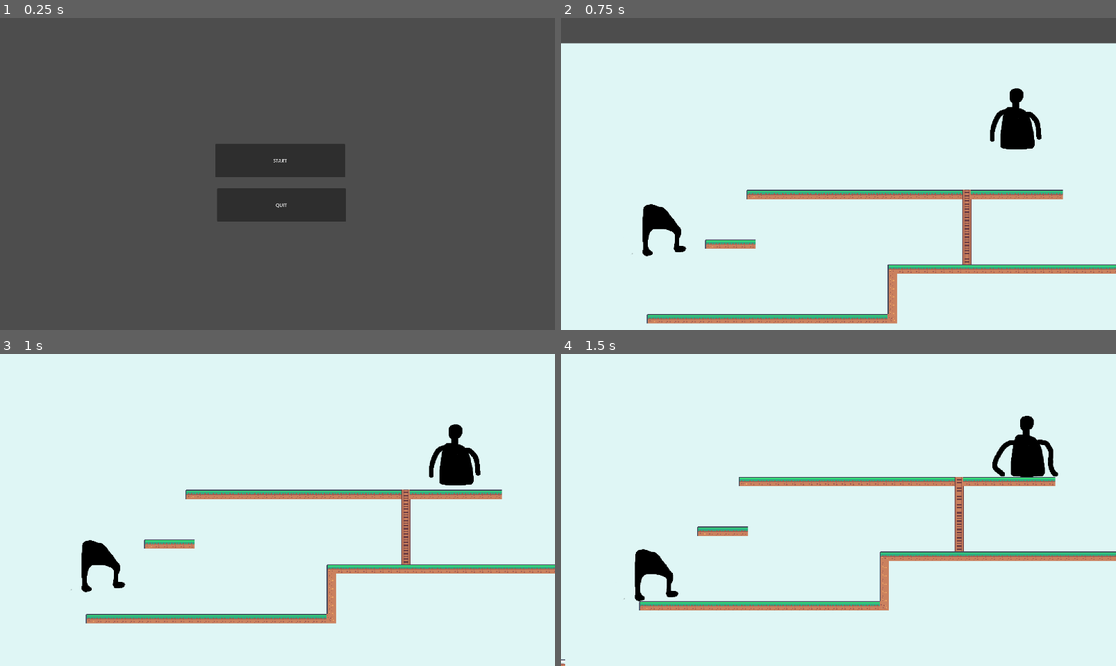
Above: before the commit, frames 1-4 (two rows, left to right).
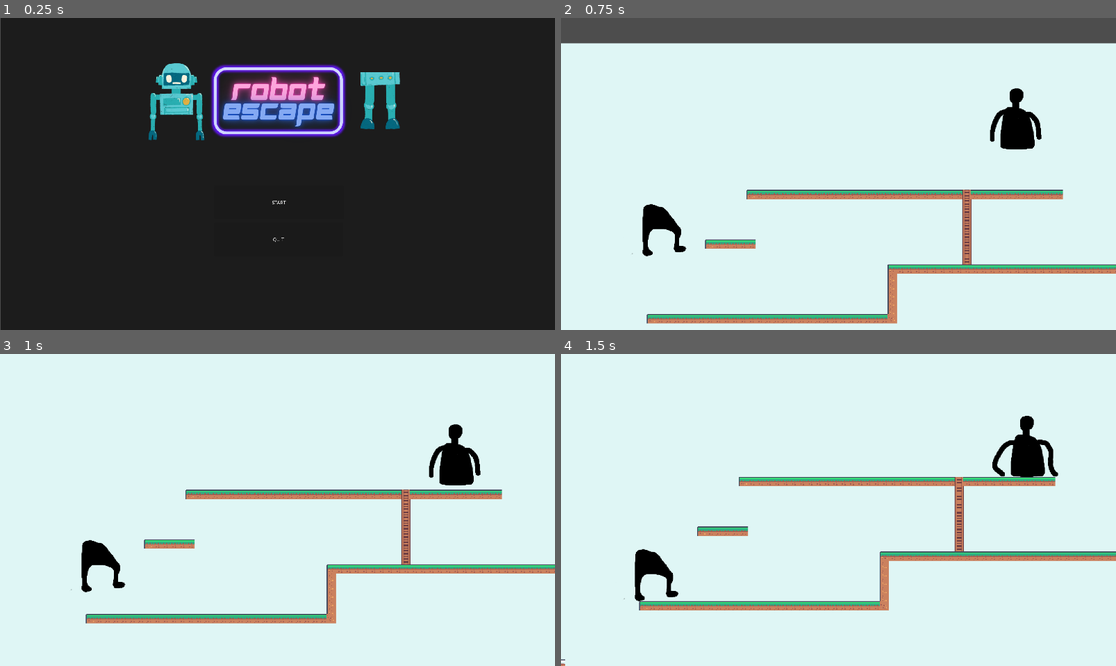
Above: after the commit, the same moments.

Repository: Paulofrog/Jeu-IC06
Game: Godot game, scene res://Game/TitleScreen/titleScreenScene.tscn
Same seed, same stepped clock (60 frames per second), same inputs: the game is played once before the commit and once after it.
Inputs:
- Up to frame 1 (0.25 s): no input
- Up to frame 2 (0.75 s): click "START" at 0.5 s
- Up to frame 3 (1 s): no input
- Up to frame 4 (1.5 s): hold D (armsRight) from 1.28 s (still down); hold Alt (armsAssembly) from 1.28 s (still down)

The runs differ from the first frame. In frame 1, 95% of the frame differs, in the area x 0-100%, y 0-100%; in frame 2, nothing differs; in frame 3, nothing differs; in frame 4, nothing differs.

Commit message:
ajout logo de jeu moche

Diff:
--- a/Game/TitleScreen/titleScreenScene.tscn
+++ b/Game/TitleScreen/titleScreenScene.tscn
@@ -1,30 +1,39 @@
-[gd_scene load_steps=2 format=3 uid="uid://ke6k8ufdjwdj"]
+[gd_scene load_steps=3 format=3 uid="uid://ke6k8ufdjwdj"]
 
 [ext_resource type="Script" path="res://Game/TitleScreen/title_screen_scene.gd" id="1_fgq64"]
+[ext_resource type="Texture2D" uid="uid://bk3nycovn6fkt" path="res://Game/TitleScreen/robot escape.png" id="2_1lky6"]
 
 [node name="TitleScreenScene" type="Control"]
 layout_mode = 3
 anchors_preset = 15
 anchor_right = 1.0
 anchor_bottom = 1.0
+offset_left = 3.0
+offset_right = 3.0
 grow_horizontal = 2
 grow_vertical = 2
 script = ExtResource("1_fgq64")
 
+[node name="TextureRect" type="TextureRect" parent="."]
+layout_mode = 0
+offset_right = 40.0
+offset_bottom = 40.0
+texture = ExtResource("2_1lky6")
+
 [node name="StartButton" type="Button" parent="."]
 layout_mode = 0
-offset_left = 745.0
-offset_top = 436.0
-offset_right = 1194.0
-offset_bottom = 551.0
+offset_left = 738.0
+offset_top = 581.0
+offset_right = 1187.0
+offset_bottom = 696.0
 text = "START"
 
 [node name="QuitButton" type="Button" parent="."]
 layout_mode = 0
-offset_left = 751.0
-offset_top = 590.0
-offset_right = 1197.0
-offset_bottom = 705.0
+offset_left = 738.0
+offset_top = 709.0
+offset_right = 1184.0
+offset_bottom = 824.0
 text = "QUIT"
 
 [connection signal="pressed" from="StartButton" to="." method="_on_start_button_pressed"]
Binary file added: Game/TitleScreen/robot escape.png
Not shown, added: Game/TitleScreen/robot escape.png.import
